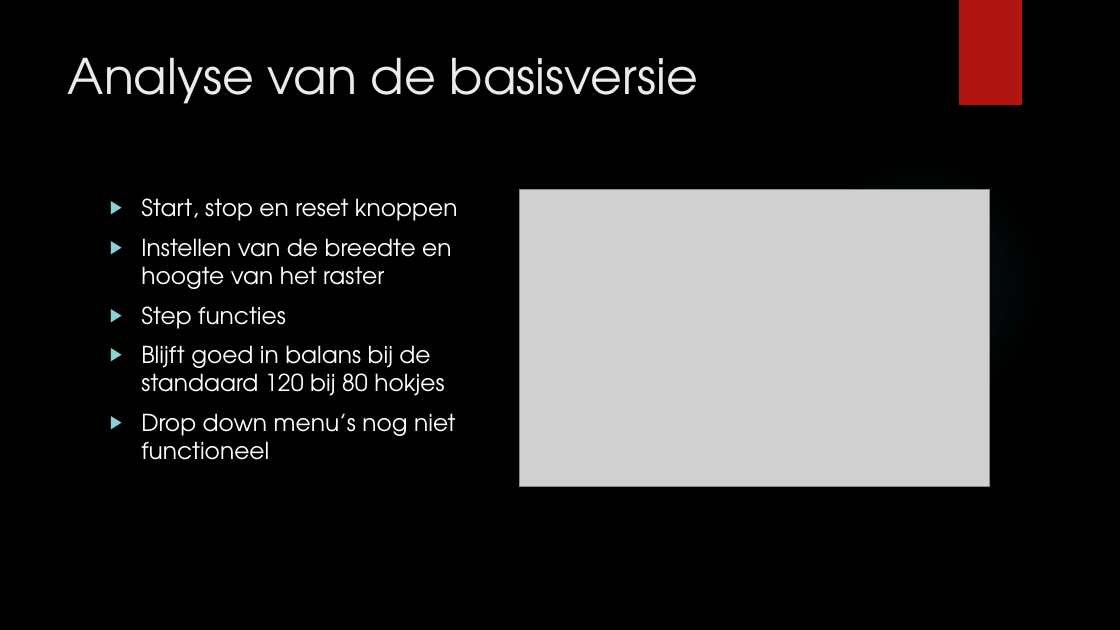
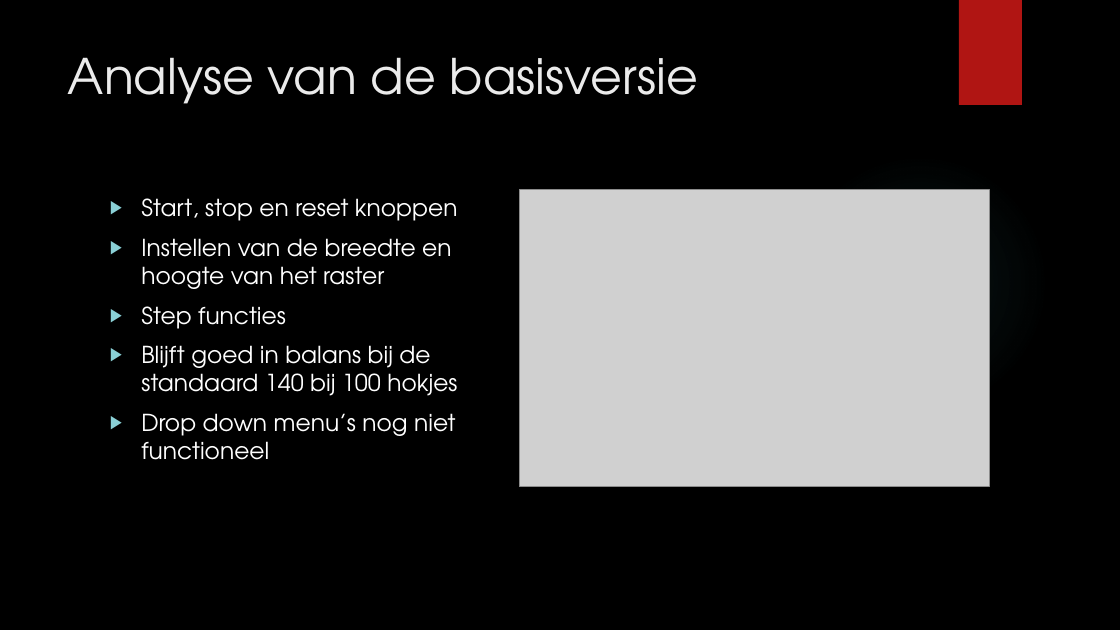
Before and after one commit to tvveen/Vossen-Konijnen, a slide deck: slide 5 of Documentatie/Simulatie Vossen en Konijnen.pptx. Drawn at 1120x630 pixels with LibreOffice and Linux fonts; fonts in the diff are those of the drawing; grey boxes stand for pictures; background and template pictures are left out. Boxes give left, top, right and bottom in pixels: in the first picture for what was removed or moved away, otherwise in the second. Text is boxed around its words. In the diff, an @@ line names an element or a change of style, - is before the commit and + after.

```diff
--- a/Documentatie/Simulatie Vossen en Konijnen.pptx
+++ b/Documentatie/Simulatie Vossen en Konijnen.pptx
@@ text at (141,345,457,396): text changed @@
-▶ Blijft goed in balans bij de standaard 120 bij 80 hokjes
+▶ Blijft goed in balans bij de standaard 140 bij 100 hokjes
```
Also in this commit, not shown: 1 other file.
